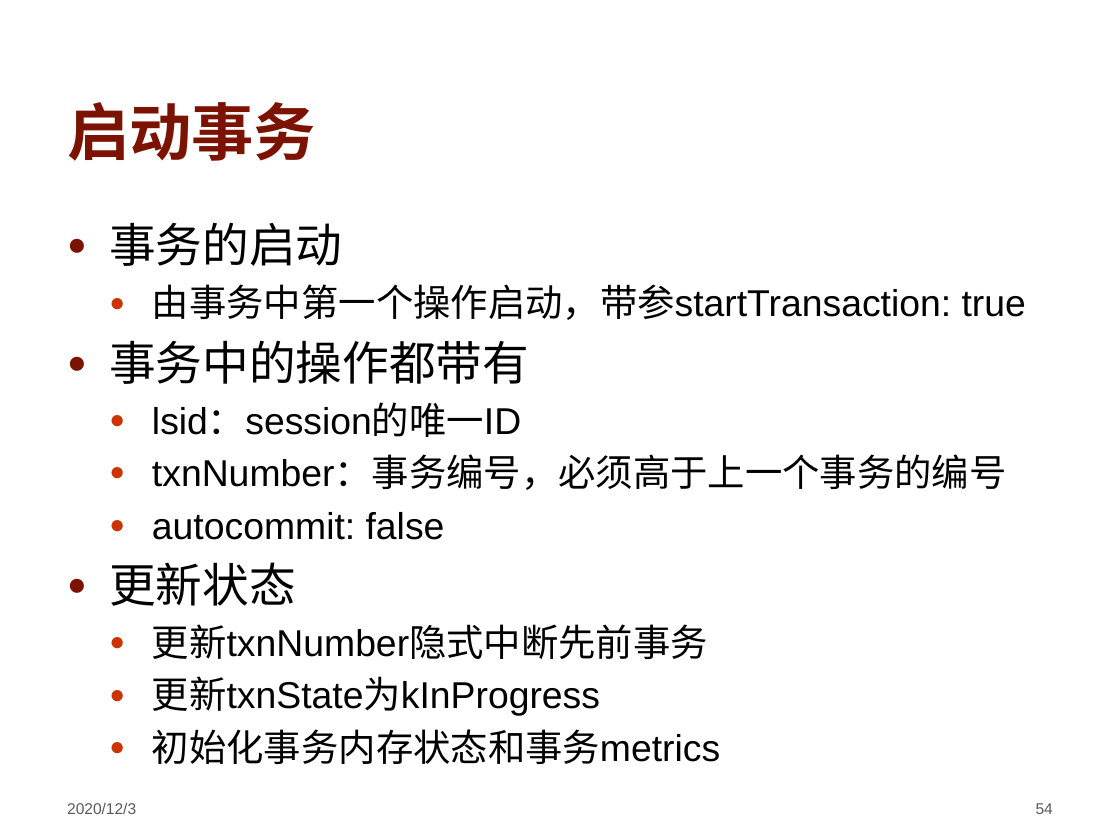
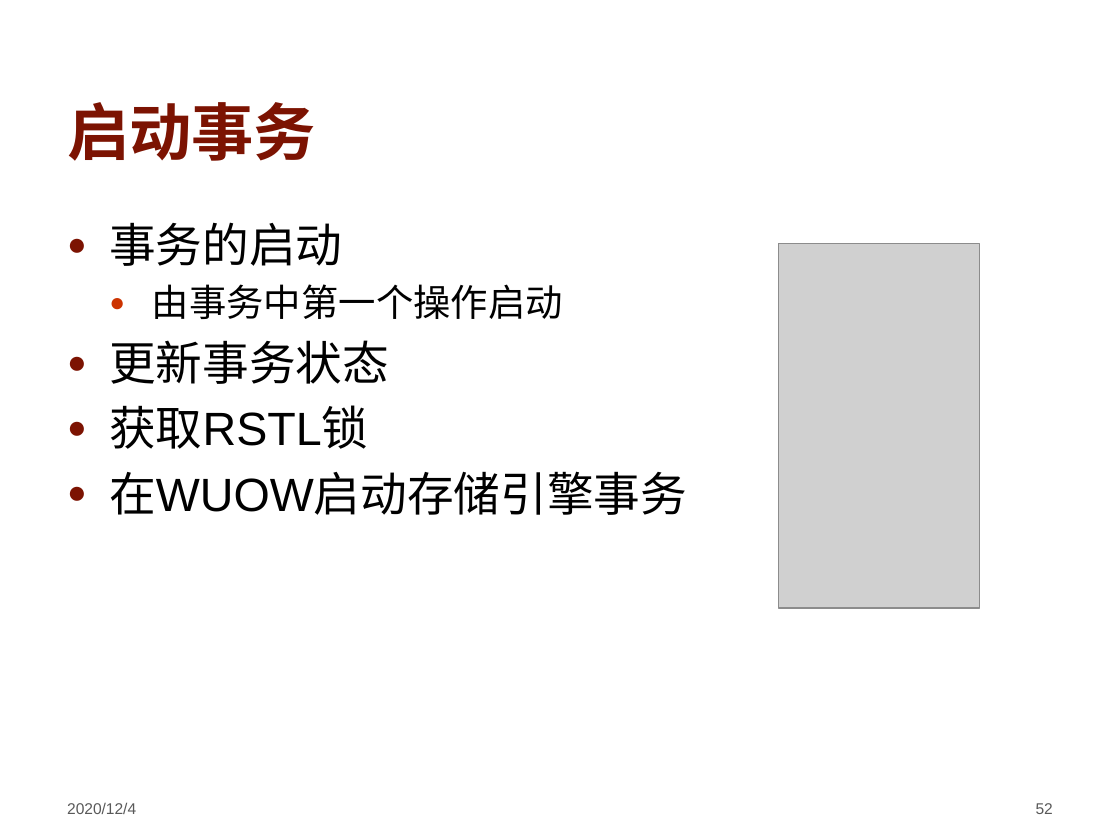
Before and after one commit to hengxin/awesome-dbs, a slide deck: slide 52 of ppt/Introduction-of-Transactions-in-MongoDB.pptx (slide 54 before the commit). Drawn at 1120x840 pixels with LibreOffice and Linux fonts; fonts in the diff are those of the drawing; grey boxes stand for pictures; background and template pictures are left out. Boxes give left, top, right and bottom in pixels: in the first picture for what was removed or moved away, otherwise in the second. Text is boxed around its words. In the diff, an @@ line names an element or a change of style, - is before the commit and + after.

```diff
--- a/ppt/Introduction-of-Transactions-in-MongoDB.pptx
+++ b/ppt/Introduction-of-Transactions-in-MongoDB.pptx
@@ picture added at (x1=778, y1=243, x2=979, y2=608) @@
@@ text at (x1=109, y1=284, x2=687, y2=515): text changed; size 24 to 30 pt @@
-  ● 由事务中第一个操作启动，带参startTransaction: true
-● 事务中的操作都带有
-  ● lsid：session的唯一ID
-  ● txnNumber：事务编号，必须高于上一个事务的编号
-  ● autocommit: false
-● 更新状态
-  ● 更新txnNumber隐式中断先前事务
-  ● 更新txnState为kInProgress
-  ● 初始化事务内存状态和事务metrics
+  ● 由事务中第一个操作启动
+● 更新事务状态
+● 获取RSTL锁
+● 在WUOW启动存储引擎事务
@@ text at (x1=67, y1=802, x2=136, y2=814): text changed @@
-2020/12/3
+2020/12/4
@@ page number at (x1=1036, y1=803, x2=1053, y2=814): text changed @@
-54
+52
```
Also in this commit, not shown: 65 other slides changed, 5 slides added, 6 slides removed.
